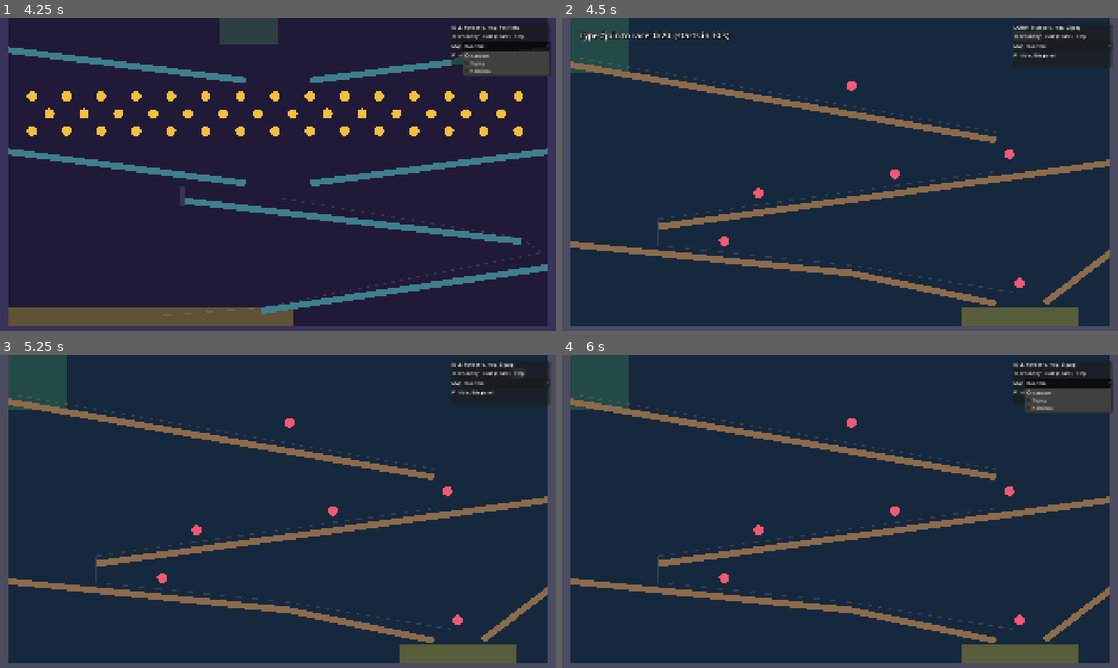
Above: before the commit, frames 1-4 (two rows, left to right).
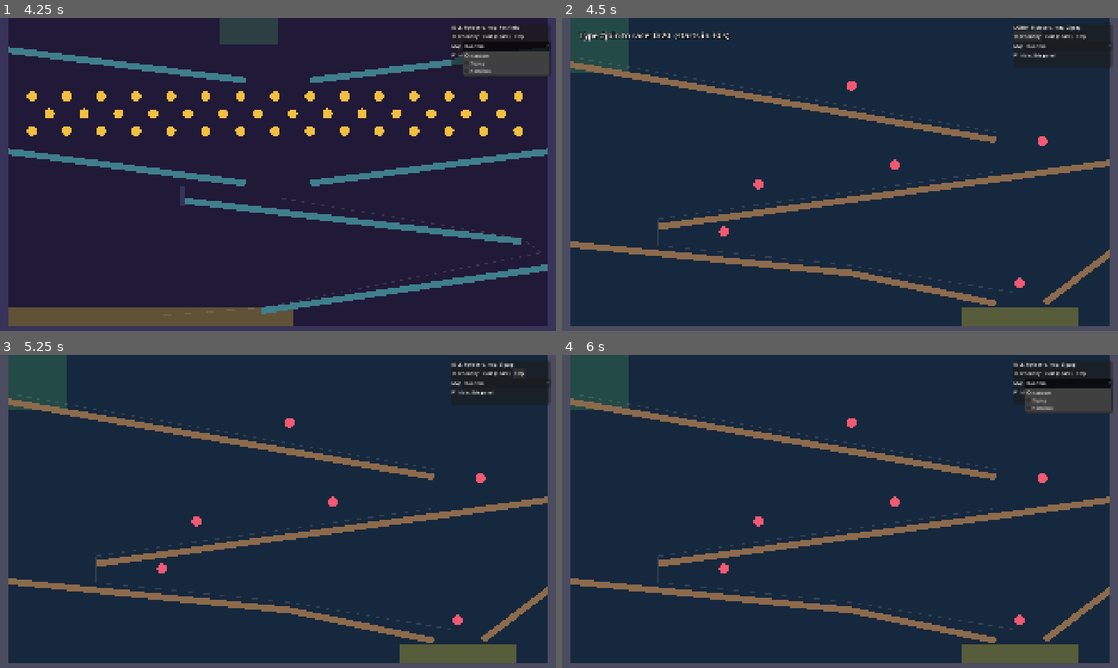
Above: after the commit, the same moments.

Repository: The127/fishygame2
Game: Godot game, scene res://scenes/main.tscn
The game is run twice, just before and just after one commit, with the same random seed, the same clock (stepped at 60 frames per second) and the same inputs.
Inputs:
- Up to frame 1 (4.25 s): click "Start (Space)" at 0.5 s; click "Start (Space)" at 1.25 s; click "Open lobby" at 2 s; click "Stop" at 2.75 s; click "Random" at 3.5 s
- Up to frame 2 (4.5 s): click "Open lobby" at 4.25 s
- Up to frame 3 (5.25 s): click "Stop" at 5 s
- Up to frame 4 (6 s): click "Random" at 5.75 s

Frame 1 is identical in both runs. In frame 2, 0.3% of the frame differs, in the area x 28-88%, y 37-73%; in frame 3, 0.3%; in frame 4, 0.3%.

Commit message:
Fix zigzag jams at 20 marbles by widening bumper gaps
Bumpers 1, 2, 3 and 5 left only 33-39 px above the lane for 28 px marbles,
so 20 marbles bridged and stalled (42/100 seeds timed out). Raise them to a
70 px gap (bumper 5 also moves clear of the lane 1 drop) and run the
20-marble zigzag check in CI.

Diff:
--- a/scenes/tracks/test_track.tscn
+++ b/scenes/tracks/test_track.tscn
@@ -124,34 +124,34 @@
 physics_material_override = SubResource("PM_bump")
 
 [node name="Collider" type="CollisionShape2D" parent="Bumper1"]
-position = Vector2(1150, 538.359)
+position = Vector2(1150, 507)
 shape = SubResource("Circle_bump")
 
 [node name="Visual" type="Polygon2D" parent="Bumper1"]
 color = Color(0.95, 0.35, 0.45, 1)
-polygon = PackedVector2Array(1167, 538.359, 1166.42, 542.759, 1164.72, 546.859, 1162.02, 550.38, 1158.5, 553.081, 1154.4, 554.78, 1150, 555.359, 1145.6, 554.78, 1141.5, 553.081, 1137.98, 550.38, 1135.28, 546.859, 1133.58, 542.759, 1133, 538.359, 1133.58, 533.959, 1135.28, 529.859, 1137.98, 526.338, 1141.5, 523.637, 1145.6, 521.938, 1150, 521.359, 1154.4, 521.938, 1158.5, 523.637, 1162.02, 526.338, 1164.72, 529.859, 1166.42, 533.959)
+polygon = PackedVector2Array(1167, 507, 1166.421, 511.4, 1164.722, 515.5, 1162.021, 519.021, 1158.5, 521.722, 1154.4, 523.421, 1150, 524, 1145.6, 523.421, 1141.5, 521.722, 1137.979, 519.021, 1135.278, 515.5, 1133.579, 511.4, 1133, 507, 1133.579, 502.6, 1135.278, 498.5, 1137.979, 494.979, 1141.5, 492.278, 1145.6, 490.579, 1150, 490, 1154.4, 490.579, 1158.5, 492.278, 1162.021, 494.979, 1164.722, 498.5, 1166.421, 502.6)
 
 [node name="Bumper2" type="StaticBody2D" parent="."]
 physics_material_override = SubResource("PM_bump")
 
 [node name="Collider" type="CollisionShape2D" parent="Bumper2"]
-position = Vector2(680, 604.641)
+position = Vector2(680, 573)
 shape = SubResource("Circle_bump")
 
 [node name="Visual" type="Polygon2D" parent="Bumper2"]
 color = Color(0.95, 0.35, 0.45, 1)
-polygon = PackedVector2Array(697, 604.641, 696.421, 609.041, 694.722, 613.141, 692.021, 616.662, 688.5, 619.363, 684.4, 621.062, 680, 621.641, 675.6, 621.062, 671.5, 619.363, 667.979, 616.662, 665.278, 613.141, 663.579, 609.041, 663, 604.641, 663.579, 600.241, 665.278, 596.141, 667.979, 592.62, 671.5, 589.919, 675.6, 588.22, 680, 587.641, 684.4, 588.22, 688.5, 589.919, 692.021, 592.62, 694.722, 596.141, 696.421, 600.241)
+polygon = PackedVector2Array(697, 573, 696.421, 577.4, 694.722, 581.5, 692.021, 585.021, 688.5, 587.722, 684.4, 589.421, 680, 590, 675.6, 589.421, 671.5, 587.722, 667.979, 585.021, 665.278, 581.5, 663.579, 577.4, 663, 573, 663.579, 568.6, 665.278, 564.5, 667.979, 560.979, 671.5, 558.278, 675.6, 556.579, 680, 556, 684.4, 556.579, 688.5, 558.278, 692.021, 560.979, 694.722, 564.5, 696.421, 568.6)
 
 [node name="Bumper3" type="StaticBody2D" parent="."]
 physics_material_override = SubResource("PM_bump")
 
 [node name="Collider" type="CollisionShape2D" parent="Bumper3"]
-position = Vector2(560, 768.639)
+position = Vector2(560, 737)
 shape = SubResource("Circle_bump")
 
 [node name="Visual" type="Polygon2D" parent="Bumper3"]
 color = Color(0.95, 0.35, 0.45, 1)
-polygon = PackedVector2Array(577, 768.639, 576.421, 773.039, 574.722, 777.139, 572.021, 780.66, 568.5, 783.362, 564.4, 785.06, 560, 785.639, 555.6, 785.06, 551.5, 783.362, 547.979, 780.66, 545.278, 777.139, 543.579, 773.039, 543, 768.639, 543.579, 764.239, 545.278, 760.139, 547.979, 756.618, 551.5, 753.917, 555.6, 752.218, 560, 751.639, 564.4, 752.218, 568.5, 753.917, 572.021, 756.618, 574.722, 760.139, 576.421, 764.239)
+polygon = PackedVector2Array(577, 737, 576.421, 741.4, 574.722, 745.5, 572.021, 749.021, 568.5, 751.722, 564.4, 753.421, 560, 754, 555.6, 753.421, 551.5, 751.722, 547.979, 749.021, 545.278, 745.5, 543.579, 741.4, 543, 737, 543.579, 732.6, 545.278, 728.5, 547.979, 724.979, 551.5, 722.278, 555.6, 720.579, 560, 720, 564.4, 720.579, 568.5, 722.278, 572.021, 724.979, 574.722, 728.5, 576.421, 732.6)
 
 [node name="Bumper4" type="StaticBody2D" parent="."]
 physics_material_override = SubResource("PM_bump")
@@ -168,12 +168,12 @@
 physics_material_override = SubResource("PM_bump")
 
 [node name="Collider" type="CollisionShape2D" parent="Bumper5"]
-position = Vector2(1545, 470)
+position = Vector2(1660, 425)
 shape = SubResource("Circle_bump")
 
 [node name="Visual" type="Polygon2D" parent="Bumper5"]
 color = Color(0.95, 0.35, 0.45, 1)
-polygon = PackedVector2Array(1562, 470, 1561.42, 474.4, 1559.72, 478.5, 1557.02, 482.021, 1553.5, 484.722, 1549.4, 486.421, 1545, 487, 1540.6, 486.421, 1536.5, 484.722, 1532.98, 482.021, 1530.28, 478.5, 1528.58, 474.4, 1528, 470, 1528.58, 465.6, 1530.28, 461.5, 1532.98, 457.979, 1536.5, 455.278, 1540.6, 453.579, 1545, 453, 1549.4, 453.579, 1553.5, 455.278, 1557.02, 457.979, 1559.72, 461.5, 1561.42, 465.6)
+polygon = PackedVector2Array(1677, 425, 1676.421, 429.4, 1674.722, 433.5, 1672.021, 437.021, 1668.5, 439.722, 1664.4, 441.421, 1660, 442, 1655.6, 441.421, 1651.5, 439.722, 1647.979, 437.021, 1645.278, 433.5, 1643.579, 429.4, 1643, 425, 1643.579, 420.6, 1645.278, 416.5, 1647.979, 412.979, 1651.5, 410.278, 1655.6, 408.579, 1660, 408, 1664.4, 408.579, 1668.5, 410.278, 1672.021, 412.979, 1674.722, 416.5, 1676.421, 420.6)
 
 [node name="Bumper6" type="StaticBody2D" parent="."]
 physics_material_override = SubResource("PM_bump")
Not shown, changed: .github/workflows/ci.yml
